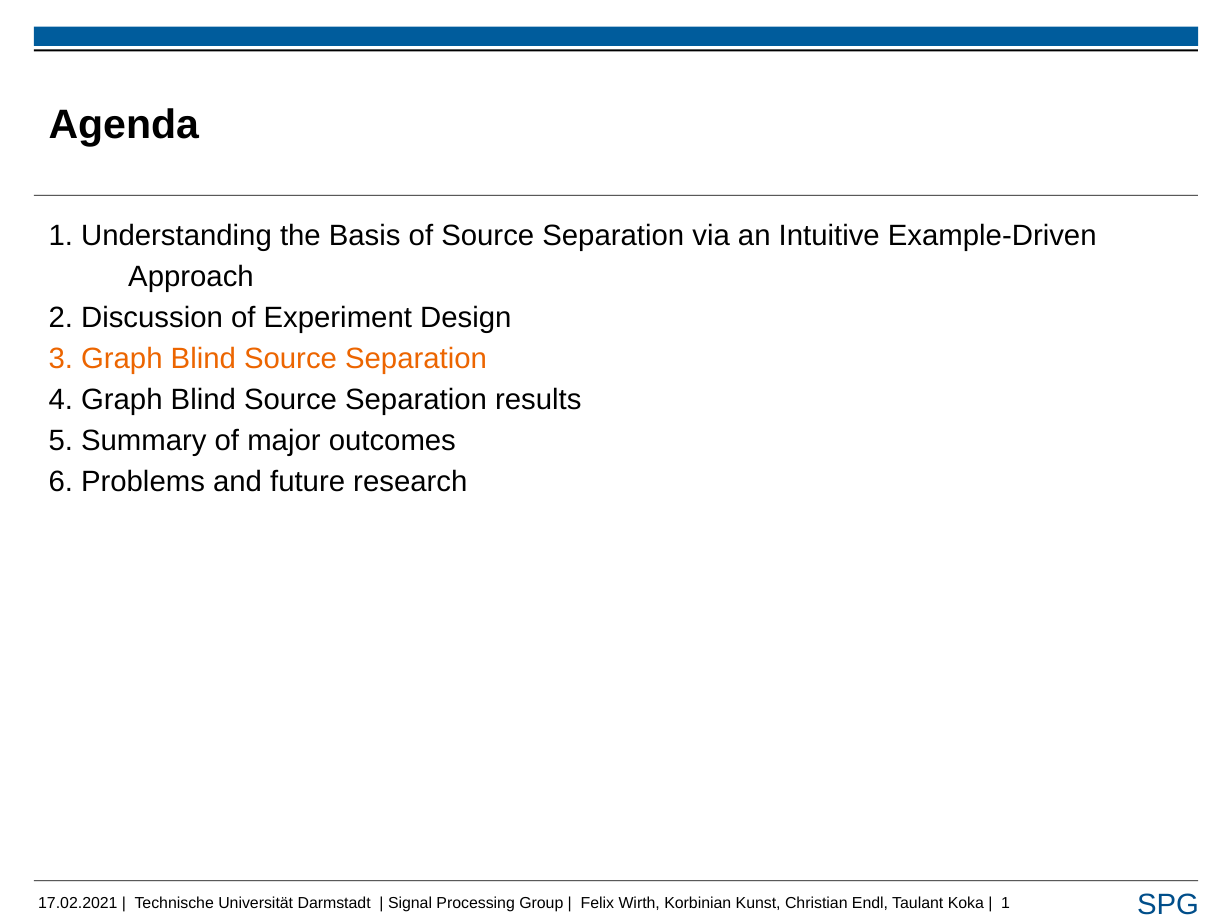
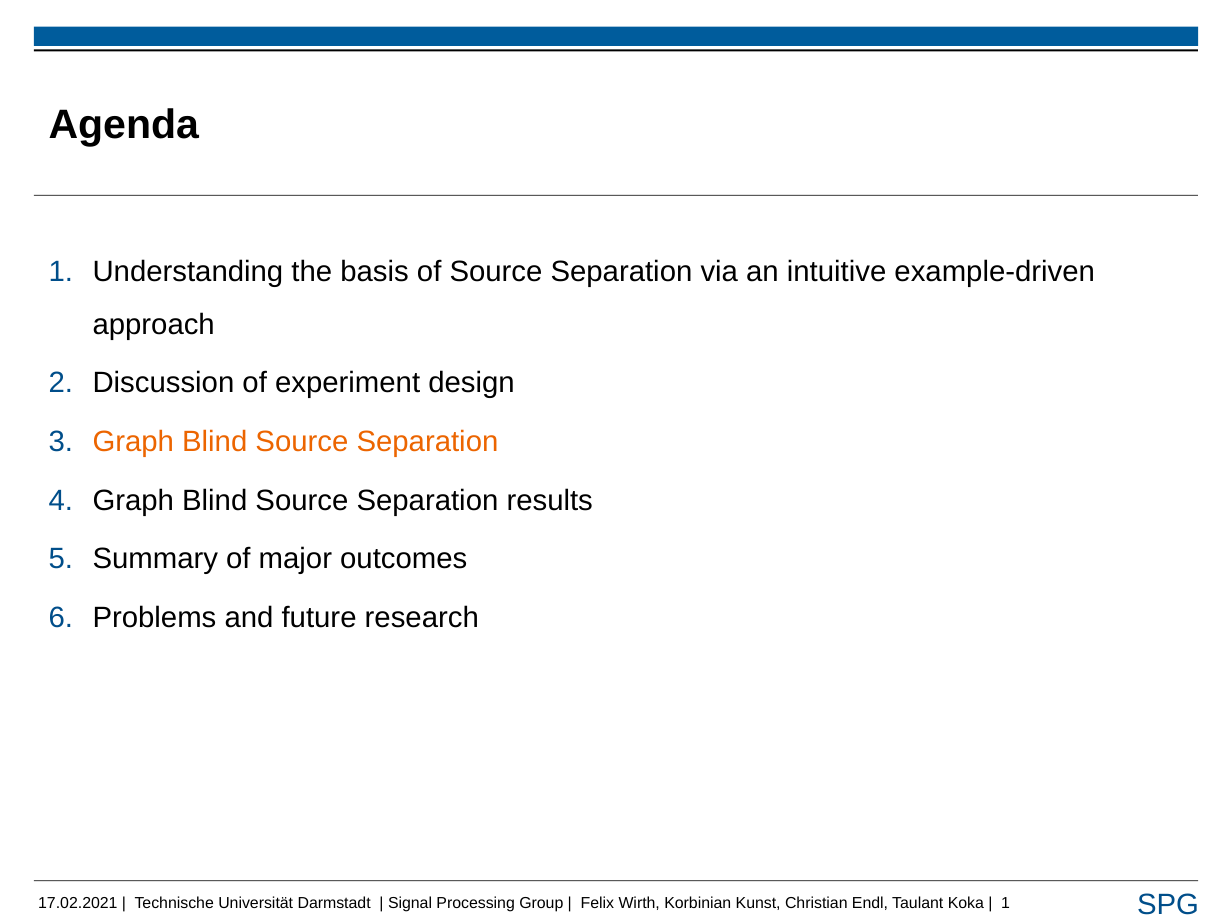
Before and after one commit to FelixUniDa/EEG-Project, a slide deck: slide 1 of Presentation/Taulant_pres_rsp.pptx. Drawn at 1232x924 pixels with LibreOffice and Linux fonts; fonts in the diff are those of the drawing; background and template pictures are left out. Boxes give left, top, right and bottom in pixels: in the first picture for what was removed or moved away, otherwise in the second. Text is boxed around its words. In the diff, an @@ line names an element or a change of style, - is before the commit and + after.

```diff
--- a/Presentation/Taulant_pres_rsp.pptx
+++ b/Presentation/Taulant_pres_rsp.pptx
@@ text at [93,259,1095,628]: text changed @@
-1. Understanding the Basis of Source Separation via an Intuitive Example-Driven
-Approach
-2. Discussion of Experiment Design
-3. Graph Blind Source Separation
-4. Graph Blind Source Separation results
-5. Summary of major outcomes
-6. Problems and future research
+1. Understanding the basis of Source Separation via an intuitive example-driven approach
+2. Discussion of experiment design
+3. Graph Blind Source Separation
+4. Graph Blind Source Separation results
+5. Summary of major outcomes
+6. Problems and future research
```
Also in this commit, not shown: 1 other slide changed, 1 other file.
